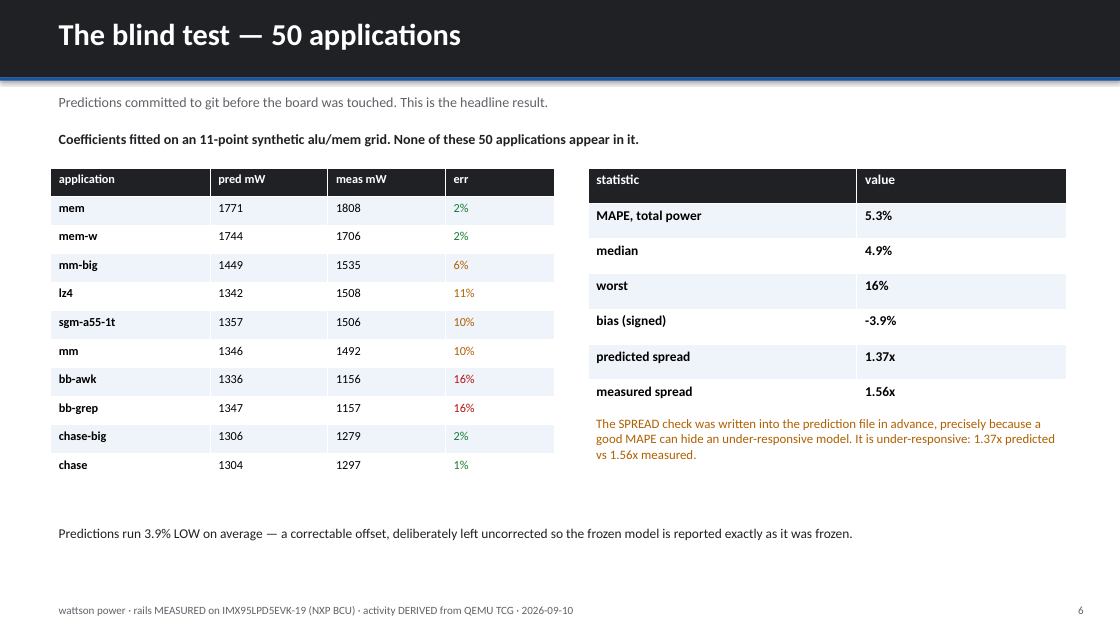
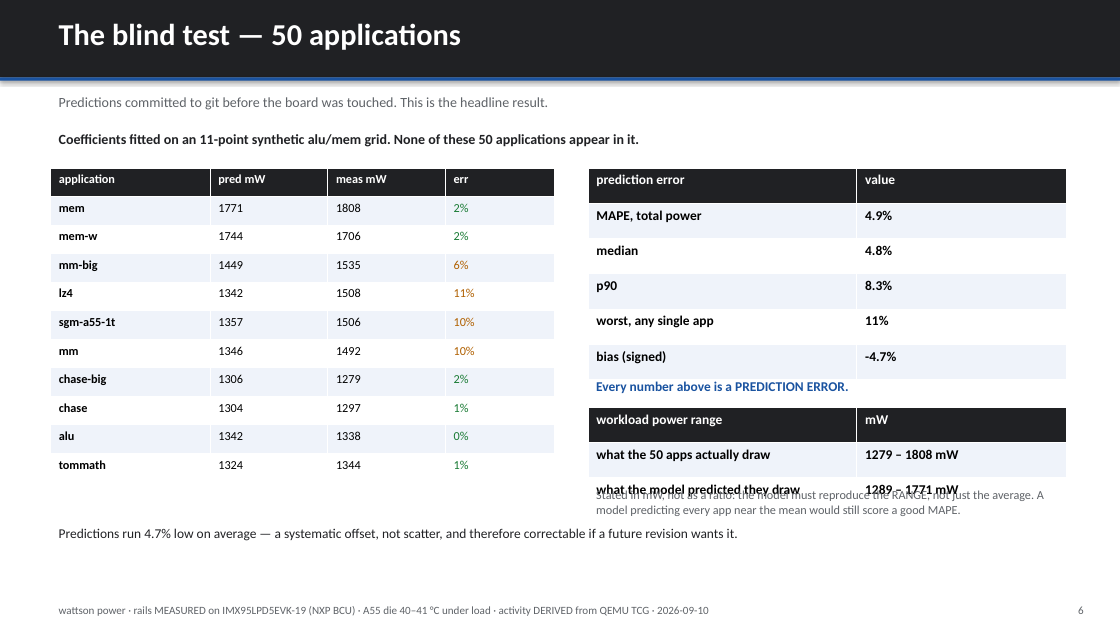
Before and after one commit to kylefoxaustin/wattson, a slide deck: slide 6 of xcheck/wattson-power.pptx. Drawn at 1120x630 pixels with LibreOffice and Linux fonts; fonts in the diff are those of the drawing. Boxes give left, top, right and bottom in pixels: in the first picture for what was removed or moved away, otherwise in the second. Text is boxed around its words. In the diff, an @@ line names an element or a change of style, - is before the commit and + after.

```diff
--- a/xcheck/wattson-power.pptx
+++ b/xcheck/wattson-power.pptx
@@ table at <box>50,168,555,482</box> @@
-row 8: bb-awk | 1336 | 1156 | 16%
-row 9: bb-grep | 1347 | 1157 | 16%
+row 10: alu | 1342 | 1338 | 0%
+row 11: tommath | 1324 | 1344 | 1%
@@ table at <box>588,168,1067,380</box> @@
-row 1: statistic | value
-row 2: MAPE, total power | 5.3%
-row 3: median | 4.9%
-row 4: worst | 16%
-row 5: bias (signed) | -3.9%
-row 6: predicted spread | 1.37x
-row 7: measured spread | 1.56x
+row 1: prediction error | value
+row 2: MAPE, total power | 4.9%
+row 3: median | 4.8%
+row 4: p90 | 8.3%
+row 5: worst, any single app | 11%
+row 6: bias (signed) | -4.7%
@@ text at <box>596,381,849,393</box>: text changed; size 11 to 11.5 pt; text colour #B06000 to #1A53A0; bold on @@
-The SPREAD check was written into the prediction file in advance, precisely because a good MAPE can hide an under-responsive model. It is under-responsive: 1.37x predicted vs 1.56x measured.
+Every number above is a PREDICTION ERROR.
@@ table added at <box>588,408,1067,513</box>, 3 rows, 2 columns @@
+workload power range | mW
+what the 50 apps actually draw | 1279 – 1808 mW
+what the model predicted they draw | 1289 – 1771 mW
@@ text added at <box>596,489,961,516</box>, 10.5 pt, text #5F6368 @@
+Stated in mW, not as a ratio: the model must reproduce the RANGE, not just the average. A model predicting every app near the mean would still score a good MAPE.
@@ text at <box>59,528,738,541</box>: text changed @@
-Predictions run 3.9% LOW on average — a correctable offset, deliberately left uncorrected so the frozen model is reported exactly as it was frozen.
+Predictions run 4.7% low on average — a systematic offset, not scatter, and therefore correctable if a future revision wants it.
@@ text at <box>59,606,709,616</box>: text changed @@
-wattson power · rails MEASURED on IMX95LPD5EVK-19 (NXP BCU) · activity DERIVED from QEMU TCG · 2026-09-10
+wattson power · rails MEASURED on IMX95LPD5EVK-19 (NXP BCU) · A55 die 40–41 °C under load · activity DERIVED from QEMU TCG · 2026-09-10
```
Also in this commit, not shown: 6 other slides changed, 2 slides added, 1 slide removed, 5 other files.
